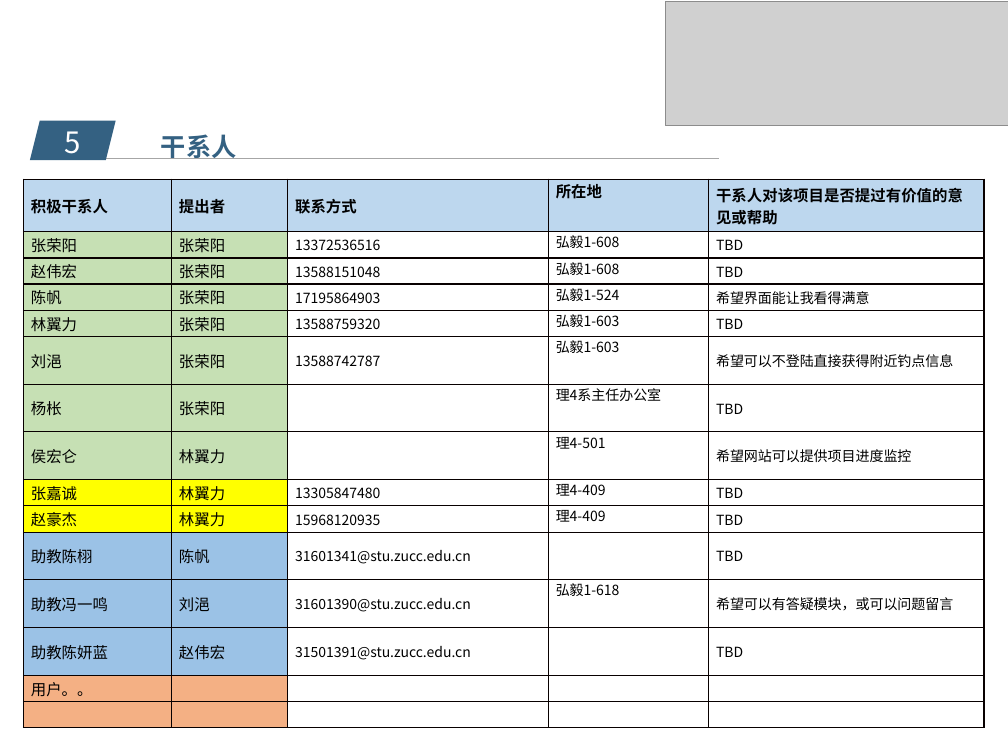
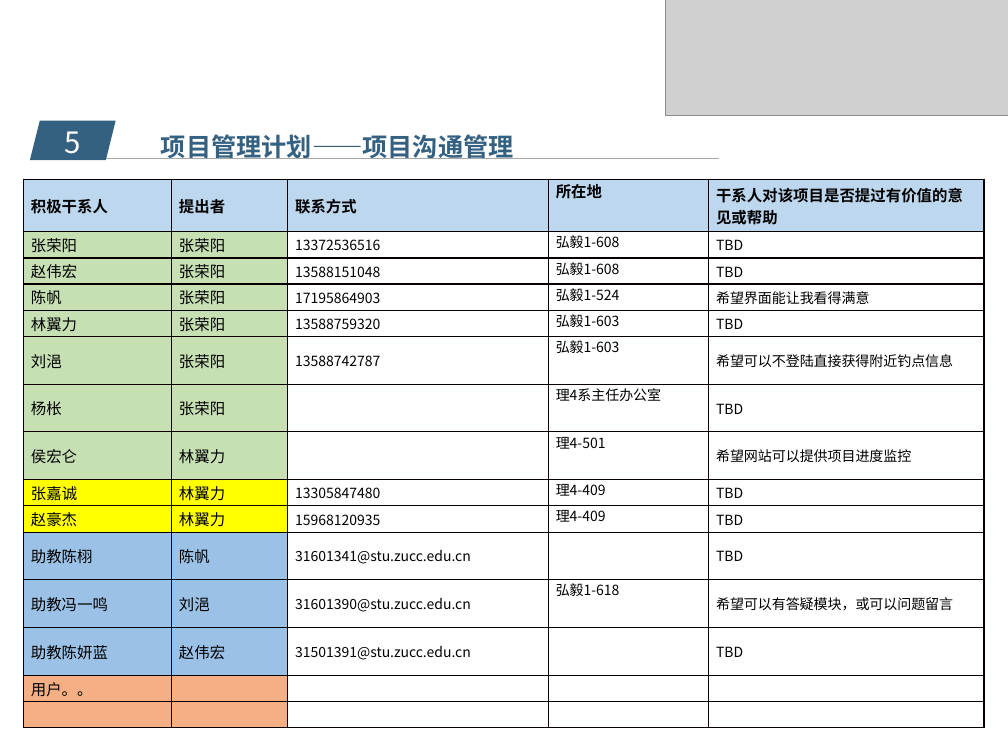
Before and after one commit to popopoi/PRD2018-G07, a slide deck: slide 17 of 受控文档/项目计划/PRD2018-G07-项目计划PPT.pptx (slide 9 before the commit). Drawn at 1008x756 pixels with LibreOffice and Linux fonts; fonts in the diff are those of the drawing; grey boxes stand for pictures; background and template pictures are left out. Boxes give left, top, right and bottom in pixels: in the first picture for what was removed or moved away, otherwise in the second. Text is boxed around its words. In the diff, an @@ line names an element or a change of style, - is before the commit and + after.

Commit message:
修订［PRD2018-G07-可行性分析报告］（修改了预算表） 修订［PRD2018-G07-需求工程项目计划］（修改了预算表／采购表） 修订［PRD2018-G07-成本管理计划］（修改了预算表） 修订［PRD2018-G07-配置管理计划］（修改了会议文档的上传规范） 修订［PRD2018-G07-采购管理计划］（修改了采购表） 修订［PRD2018-G07-项目计划PPT］（丰富和完善了内容）

```diff
--- a/受控文档/项目计划/PRD2018-G07-项目计划PPT.pptx
+++ b/受控文档/项目计划/PRD2018-G07-项目计划PPT.pptx
@@ picture: place and size @@
-picture at bbox=[665, 1, 1008, 126]
+picture at bbox=[666, 0, 1008, 116]
@@ text at bbox=[161, 134, 514, 159]: text changed @@
-干系人
+项目管理计划——项目沟通管理
```
Also in this commit, not shown: 5 other slides changed, 14 slides added, 3 slides removed, 5 other files.
